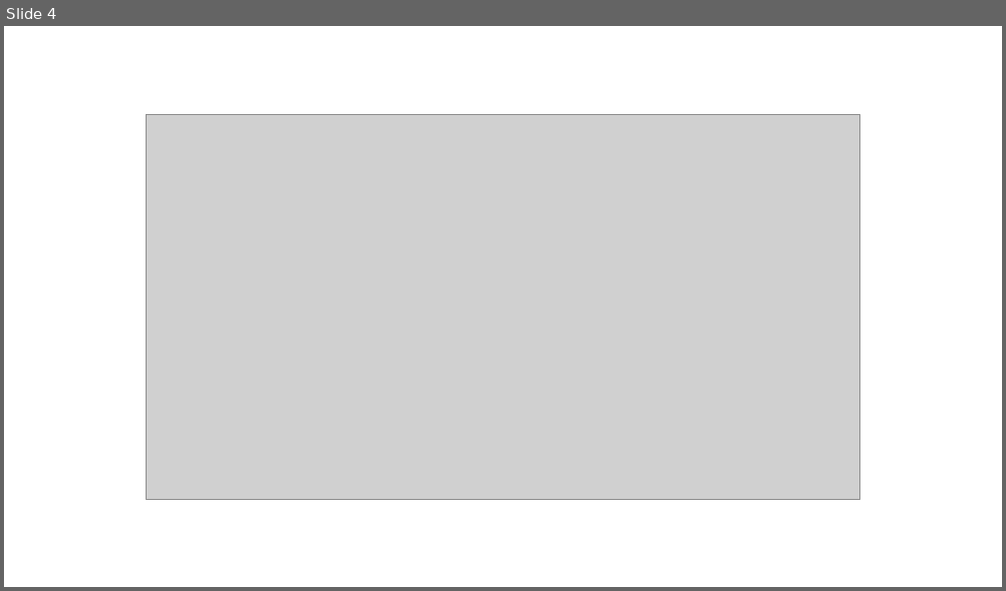
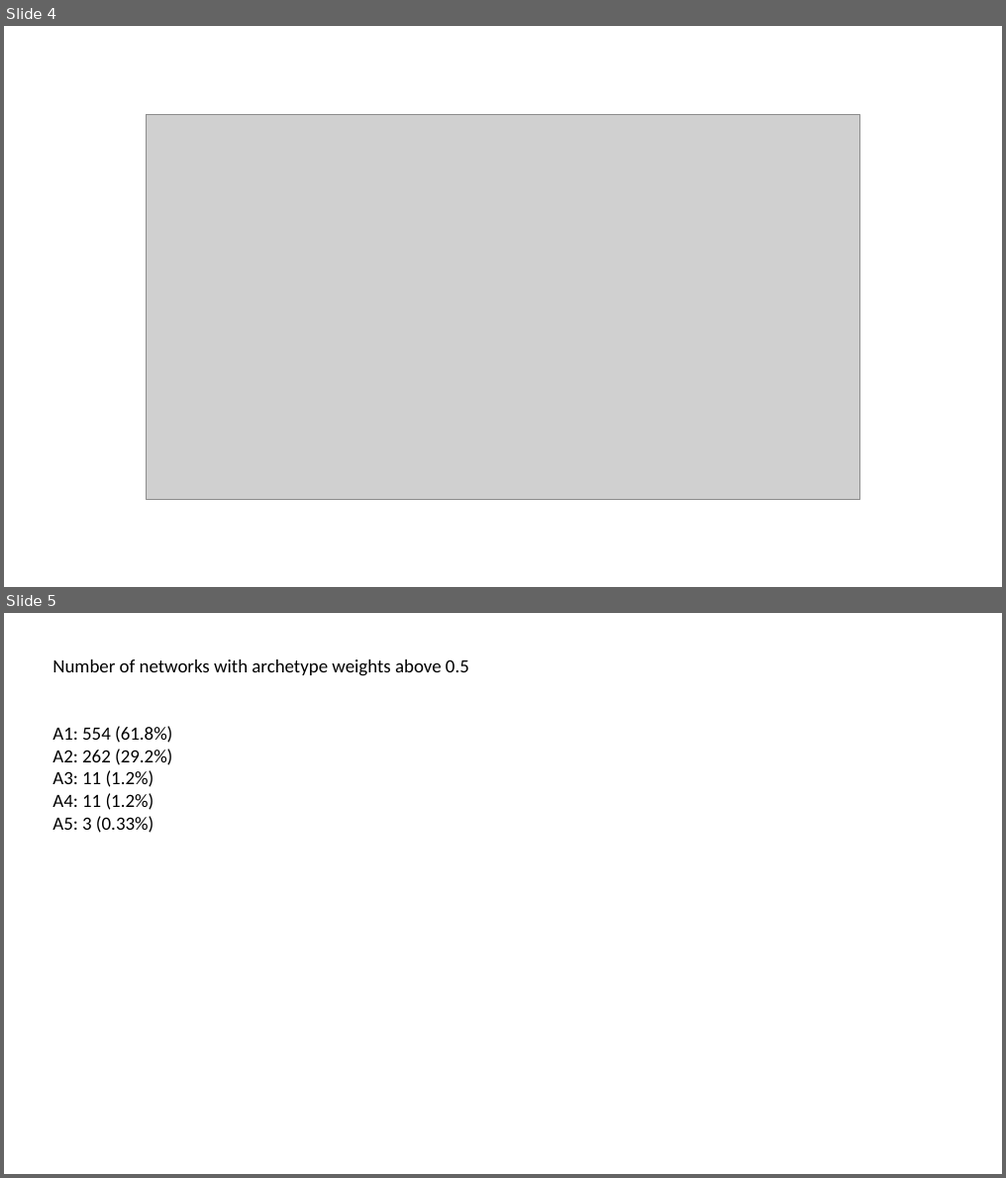
Before and after one commit to cont-limno/TripleC, a slide deck: Figures/Archetypes.pptx. Shown one above the other, each under a label of ours: slide 4 before the commit, slides 4 and 5 after it. The pictures are 1006x591 and 1006x1178 pixels, drawn with LibreOffice and Linux fonts; fonts in the diff are those of the drawing; grey boxes stand for pictures. Boxes give left, top, right and bottom in pixels: in the first picture for what was removed or moved away, otherwise in the second. Text is boxed around its words. In the diff, an @@ line names an element or a change of style, - is before the commit and + after.

Commit message:
archetype or archetypo

```diff
--- a/Figures/Archetypes.pptx
+++ b/Figures/Archetypes.pptx
@@ slide 5 added at (4, 613, 1002, 1174), background #FFFFFF @@
@@ text added at (53, 660, 469, 833), 18 pt, text #000000 @@
+Number of networks with archetype weights above 0.5
+A1: 554 (61.8%)
+A2: 262 (29.2%)
+A3: 11 (1.2%)
+A4: 11 (1.2%)
+A5: 3 (0.33%)
```
Also in this commit, not shown: 1 other slide added, 1 slide removed, 1 other file.
